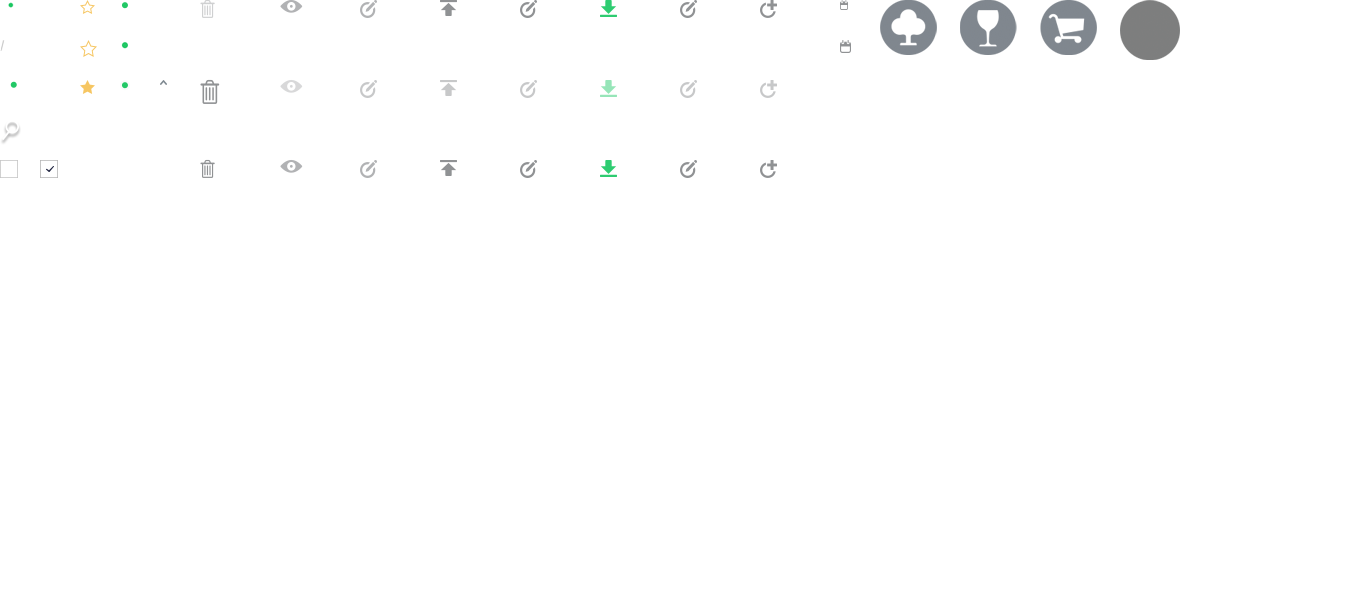
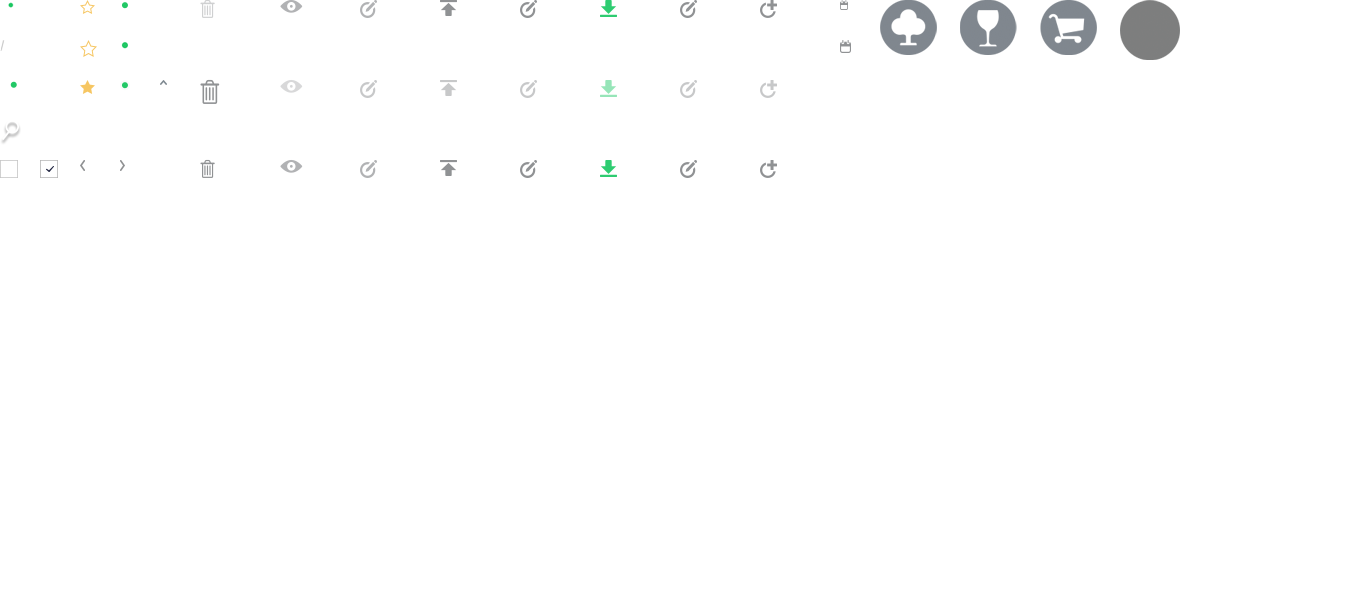
Two versions of the same layered image (1360 x 600). Layer-by-layer changes:
added layer "Layer 15" above "Layer 14" over <box>80,160,85,171</box>
added layer "Layer 14" above "Layer 12" over <box>120,160,125,171</box>
